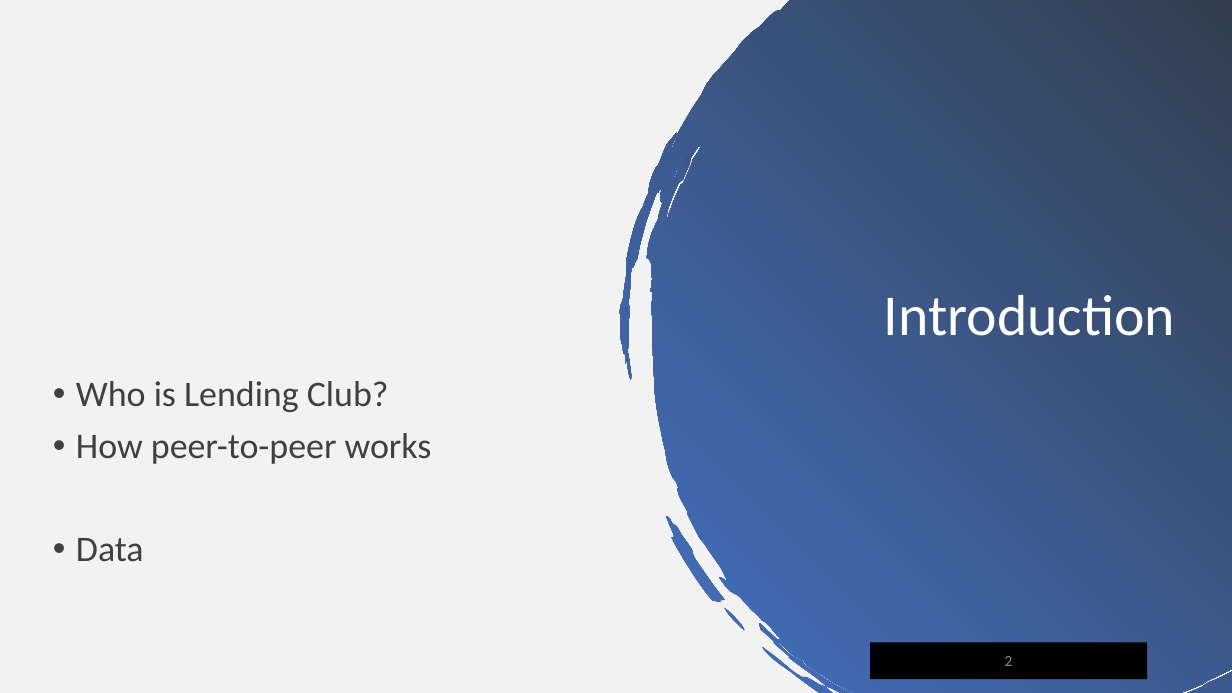
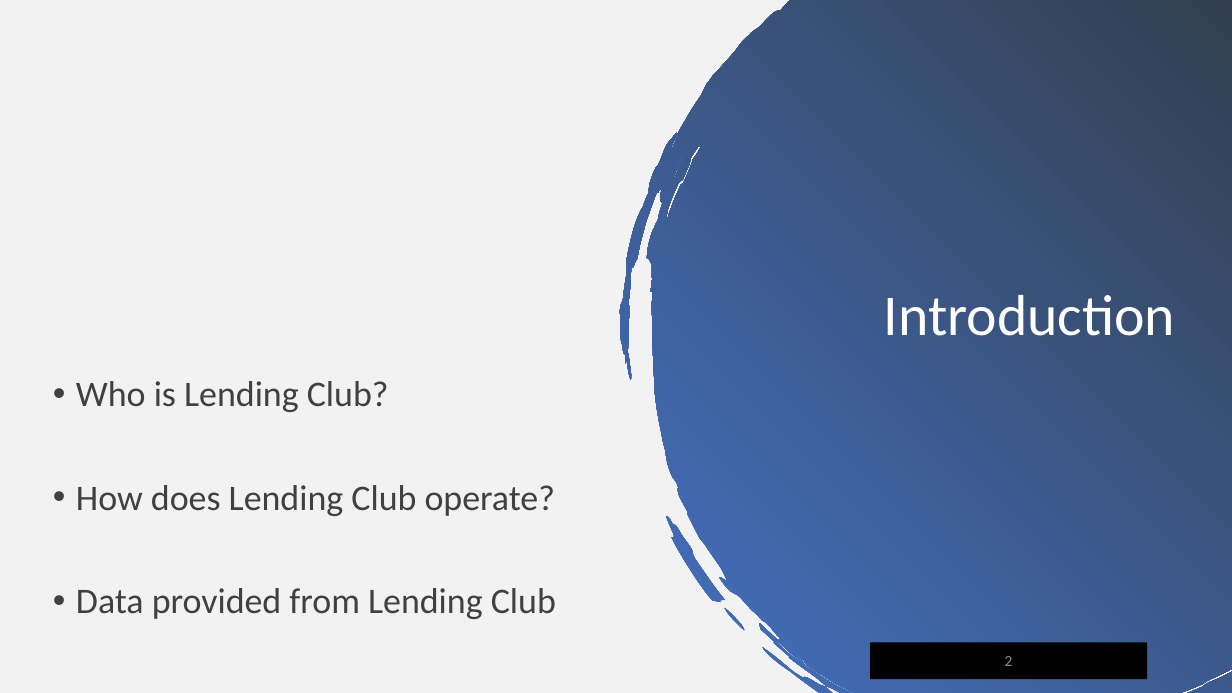
Before and after one commit to celesteshort/ml-lending-default, a slide deck: slide 2 of CapstonePresentationCS.pptx. Drawn at 1232x693 pixels with LibreOffice and Linux fonts; fonts in the diff are those of the drawing; background and template pictures are left out. Boxes give left, top, right and bottom in pixels: in the first picture for what was removed or moved away, otherwise in the second. Text is boxed around its words. In the diff, an @@ line names an element or a change of style, - is before the commit and + after.

```diff
--- a/CapstonePresentationCS.pptx
+++ b/CapstonePresentationCS.pptx
@@ text at bbox=[76, 485, 556, 619]: text changed @@
-• How peer-to-peer works
-• Data
+• How does Lending Club operate?
+• Data provided from Lending Club
```
Also in this commit, not shown: 7 other slides changed, 2 slides added, 21 slides removed.
